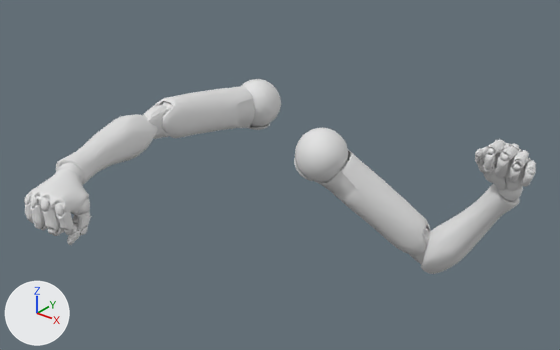
Before and after pictures for a commit that changed the FBX model Assets/Asset_Files/FPS_Controller/FPS Framework/Art/Models/Weapons/Melee/HandLever.fbx.
Rendered twice from a 50 mm camera at (29.0, -36.3, 41.4) aimed at (3.6, -4.5, 21.7). Every picture has the same lights, and +X, +Y and +Z are marked at lower left. Both versions are drawn at frame 40 of the action 'Melee Weapon_1|Melee Weapon_1|Melee Weapon_1|Melee Weapon_1|Melee Weapon_1|Mel'; the numbers are the values there.

The first picture shows 'FPS Hands'.
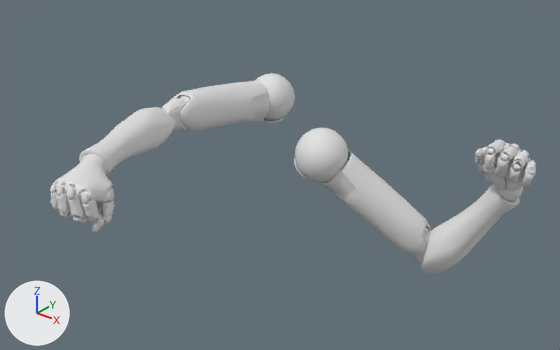
Changed parts and their boxes [x1, y1, x2, y2] in the pictures (560 x 350 px):
'FPS Hands', posed
    before: [24, 79, 536, 274]
    after: [50, 73, 536, 274]
bone 'shoulder_L.R', root to tip
    before: (289, 96) to (266, 102)
    after: (302, 90) to (280, 96)

The edits, one by one:
Bone 'shoulder_L.R' (bone_shoulder_l_r) moves from (0.55, 0.12, 0.13) to (0.68, 0.12, 0.21).
